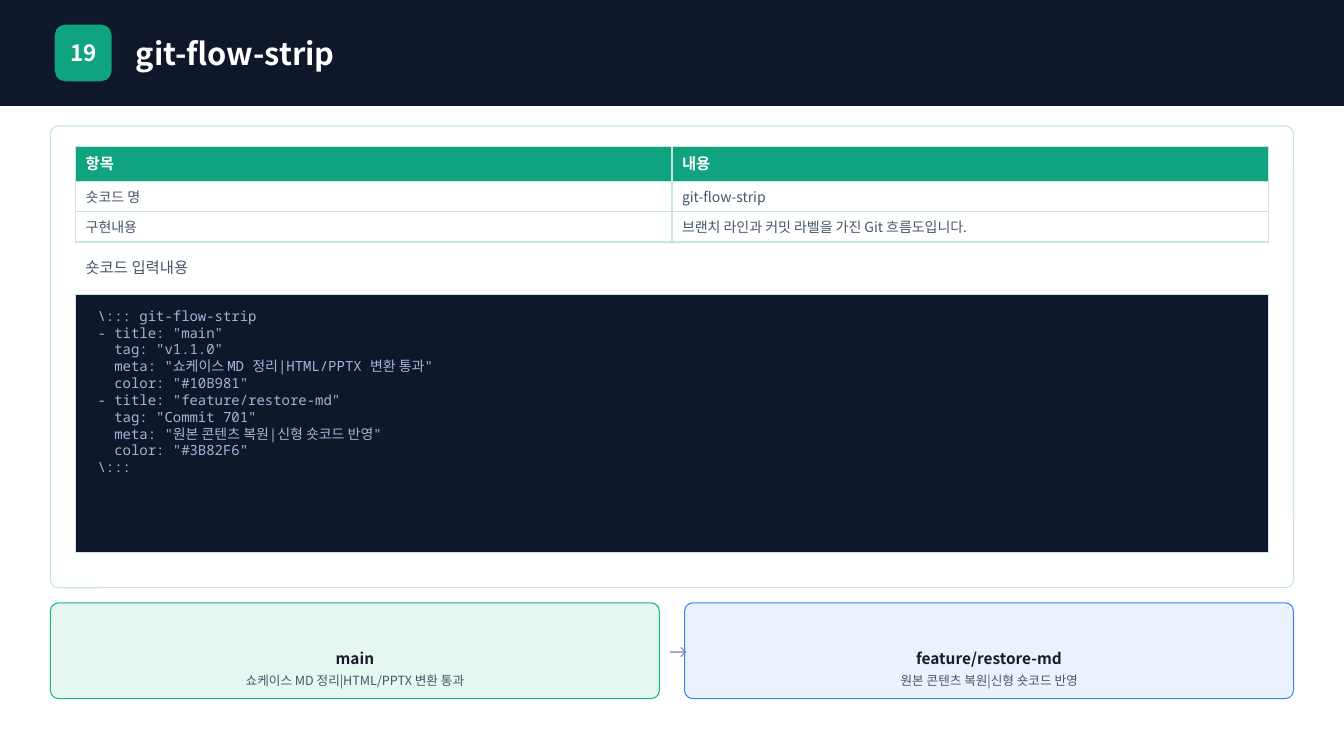
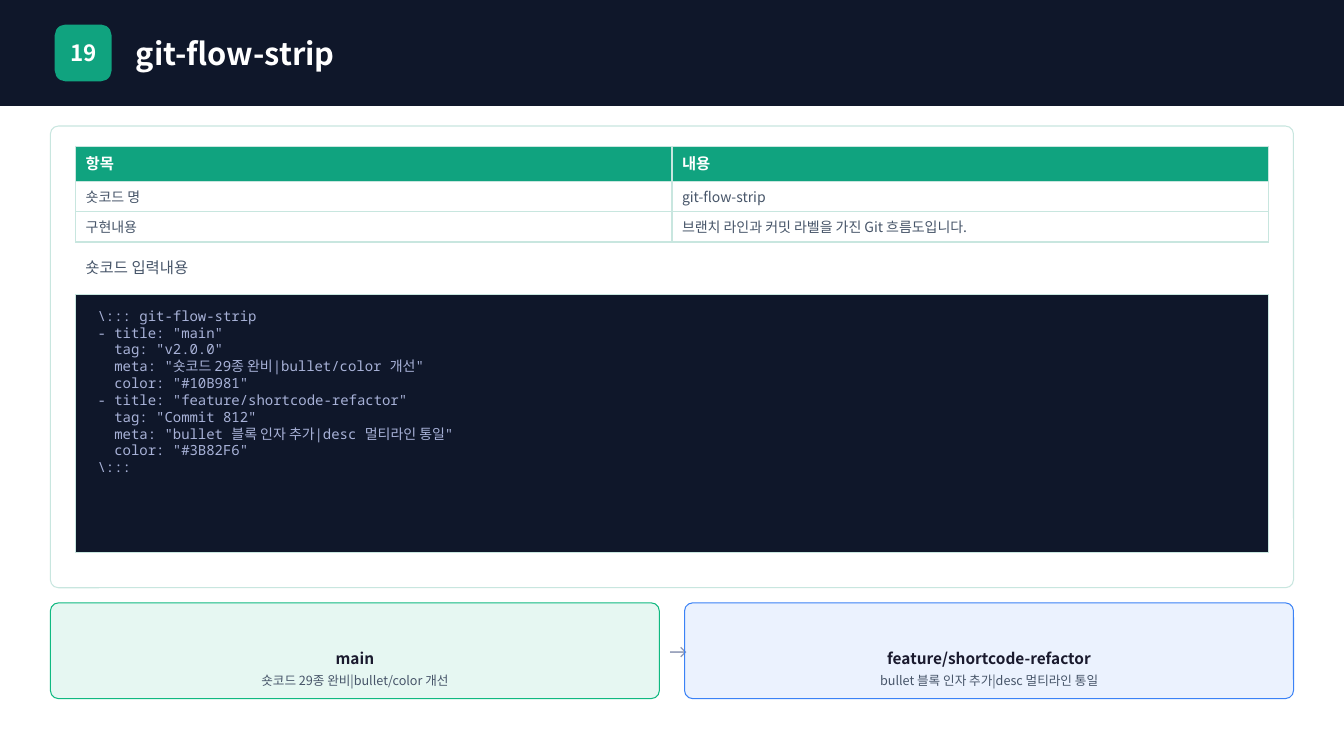
Before and after one commit to chamgil71/creative-spark, a slide deck: slide 22 of public/showcase/showcase.pptx. Drawn at 1344x756 pixels with LibreOffice and Linux fonts; fonts in the diff are those of the drawing. Boxes give left, top, right and bottom in pixels: in the first picture for what was removed or moved away, otherwise in the second. Text is boxed around its words. In the diff, an @@ line names an element or a change of style, - is before the commit and + after.

```diff
--- a/public/showcase/showcase.pptx
+++ b/public/showcase/showcase.pptx
@@ text at (114, 344, 424, 374): text changed @@
-tag: "v1.1.0"
-meta: "쇼케이스 MD 정리|HTML/PPTX 변환 통과"
+tag: "v2.0.0"
+meta: "숏코드 29종 완비|bullet/color 개선"
@@ text at (114, 394, 453, 443): text changed @@
-- title: "feature/restore-md"
-tag: "Commit 701"
-meta: "원본 콘텐츠 복원|신형 숏코드 반영"
+- title: "feature/shortcode-refactor"
+tag: "Commit 812"
+meta: "bullet 블록 인자 추가|desc 멀티라인 통일"
@@ text at (887, 651, 1091, 667): text changed @@
-feature/restore-md
+feature/shortcode-refactor
@@ text at (261, 674, 448, 688): text changed @@
-쇼케이스 MD 정리|HTML/PPTX 변환 통과
+숏코드 29종 완비|bullet/color 개선
@@ text at (880, 674, 1098, 688): text changed @@
-원본 콘텐츠 복원|신형 숏코드 반영
+bullet 블록 인자 추가|desc 멀티라인 통일
```
Also in this commit, not shown: 14 other slides changed, 4 slides added, 5 slides removed, 50 other files.
